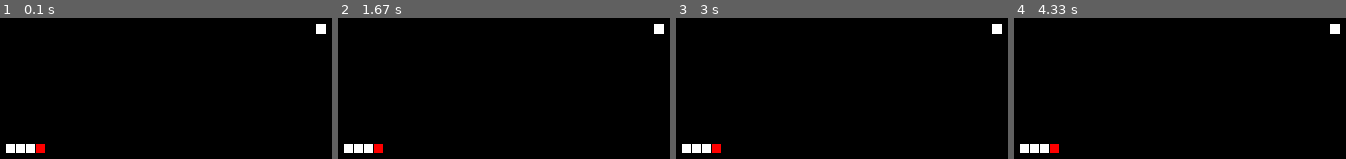
Above: before the commit, frames 1-4 (left to right).
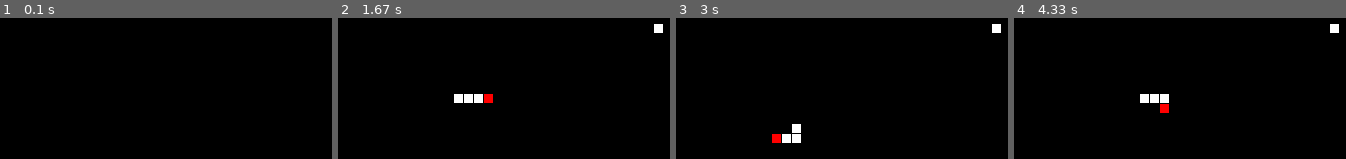
Above: after the commit, the same moments.

Repository: kaddour-khaled/pygame
Game: pygame game, started from main.py
Same seed, same stepped clock (60 frames per second), same inputs: the game is played once before the commit and once after it.
Inputs:
- Up to frame 1 (0.1 s): no input
- Up to frame 2 (1.67 s): hold Right 0.33-0.8 s; hold Up 0.83-1.3 s; hold Right from 1.33 s (still down)
- Up to frame 3 (3 s): release Right at 1.8 s; hold Left 1.83-2.37 s; hold Down 2.4-2.7 s; hold Left from 2.73 s (still down)
- Up to frame 4 (4.33 s): release Left at 3.13 s; hold Up 3.17-3.53 s; hold Right 3.57-4.2 s; hold Down from 4.23 s (still down)

The runs differ from the first frame. In frame 1, 0.9% of the frame differs, in the area x 1-99%, y 4-96%; in frame 2, 1.4%; in frame 3, 1.4%; in frame 4, 1.4%.

Commit message:
handel the movement of the snake

Diff:
--- a/main.py
+++ b/main.py
@@ -21,26 +21,57 @@
         # initialize the display
         pygame.init()
         self.window = pygame.display.set_mode(self.SIZE)
+        self.FPS = 10
+        self.dx = 1
+        self.dy = 0
 
     def on_event(self, event):
         if event.type == pygame.QUIT:
             self.run = False
+        if event.type == pygame.KEYDOWN:
+            if event.key == pygame.K_UP:
+                self.dx = 0
+                self.dy = -1
+            if event.key == pygame.K_DOWN:
+                self.dx = 0
+                self.dy = 1
+            if event.key == pygame.K_LEFT:
+                self.dx = -1
+                self.dy = 0
+            if event.key == pygame.K_RIGHT:
+                self.dx = 1
+                self.dy = 0
 
     def on_loop(self):
         # the game loop
-        pass
+        # move the snake
+        snake = self.snake.snake
+        head = snake[0]
+        new_Xpos = head.x + (Snake.WIDTH_UNIT * self.dx)
+        new_YPos = head.y + (Snake.HEIGHT_UNIT * self.dy)
+
+        if new_Xpos < self.WIDTH and  new_Xpos >= 0 and new_YPos < self.HEIGHT and new_YPos >= 0:
+            queue = snake.pop(len(snake)-1)
+
+            queue.x = new_Xpos
+            queue.y = new_YPos
+            snake.insert(0, queue)
+
+
 
     def on_render(self):
+        # clean the window
+        pygame.draw.rect(self.window, (0, 0, 0), pygame.rect.Rect(0, 0, self.WIDTH, self.HEIGHT))
+        # render the snake
 
-        # render the snake
-        for i, rect in enumerate(self.snake.snake):
+        for i, r in enumerate(self.snake.snake):
             if i == 0:
-                pygame.draw.rect(self.window, (255, 0, 0), rect)
+                pygame.draw.rect(self.window, (255, 0, 0), r)
             else:
-                pygame.draw.rect(self.window, (255, 255, 255), rect)
+                pygame.draw.rect(self.window, (255, 255, 255), r)
 
         # render the food
-        rect_food = pygame.rect.Rect(self.food['x'], self.food['y'], Snake.WIDTH_UNIT, Snake.HEIGHT_UNIT)
+        rect_food = pygame.rect.Rect(self.food['x'], self.food['y'], Snake.WIDTH_UNIT-1, Snake.HEIGHT_UNIT-1)
         pygame.draw.rect(self.window, (255, 255, 255), rect_food)
 
         # update the window
@@ -52,11 +83,13 @@
 
     def on_execute(self):
         # execute the game
-        print("bbb")
         if self.on_init() == False:
             sefl.run = False
 
+        clock =  pygame.time.Clock();
         while self.run:
+            print(self.dx, self.dy)
+            clock.tick(self.FPS)
             for event in pygame.event.get():
                 self.on_event(event)
             self.on_loop()
@@ -64,7 +97,6 @@
         self.on_cleanup()
 
 
-
 if __name__ == "__main__":
     app = MainApp(640, 400)
     app.on_execute()
